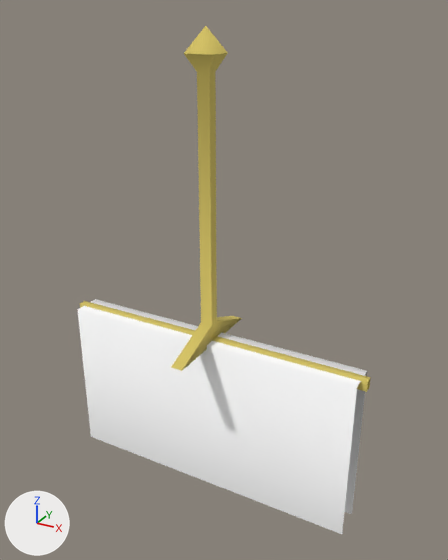
Before and after pictures for a commit that changed the glTF model public/3d/item/model__item__room.ofs_4641_0/4641floor_r.gltf.
Before and after are seen from a 50 mm lens placed at (1.34, -2.29, 1.49), pointed at (0.06, 0.04, 0.32). The axes (+X, +Y, +Z) are drawn at lower left. The lights are the same throughout. The older version comes first.

In view in the first picture: '4641floor_r'.
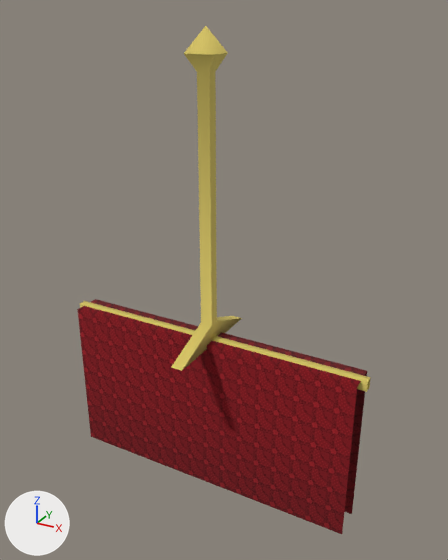
Boxes (x1, y1, x2, y2) around the edits, measured in the pictures (448 x 560 px):
```json
{"object": "4641floor_r", "change": "surface changed", "before": [77, 299, 369, 534], "after": [77, 299, 369, 534], "on screen": "white to red"}
```

Edits to the scene script, one JSON object a line:
```json
{"op": "add", "block": "img_r_floor00_c", "code": ["img_r_floor00_c = load_image('r_floor00_c', '_unpacked/r_floor00_c', 64, 64, 'sRGB')"]}
{"op": "remove", "block": "mat_home_00fl", "code": "mat_home_00fl.base_color = (1.0, 1.0, 1.0)  # white #ffffff"}
{"op": "add", "block": "mat_home_00fl", "code": "mat_home_00fl.texture = img_r_floor00_c"}
```
